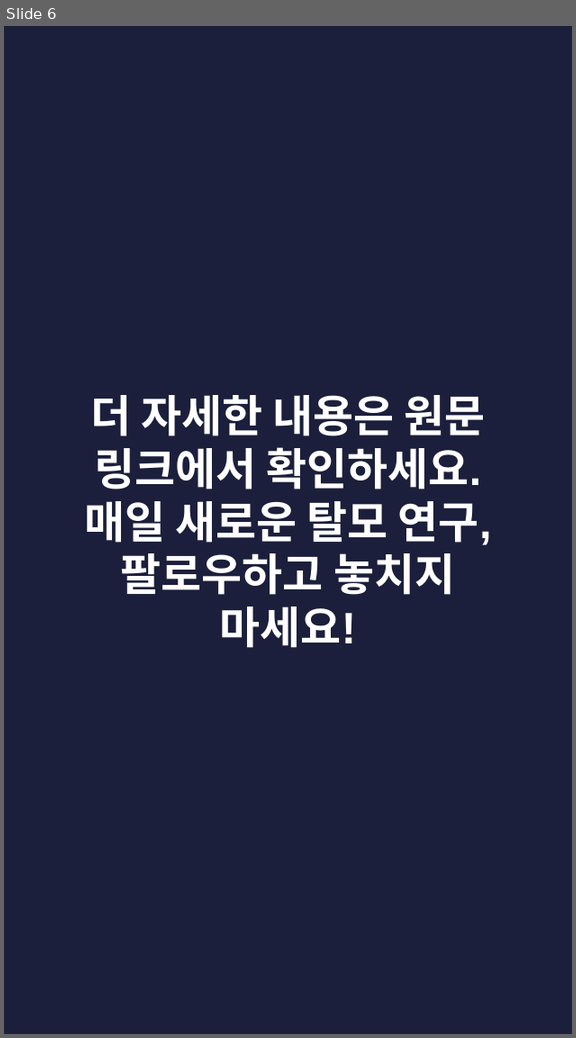
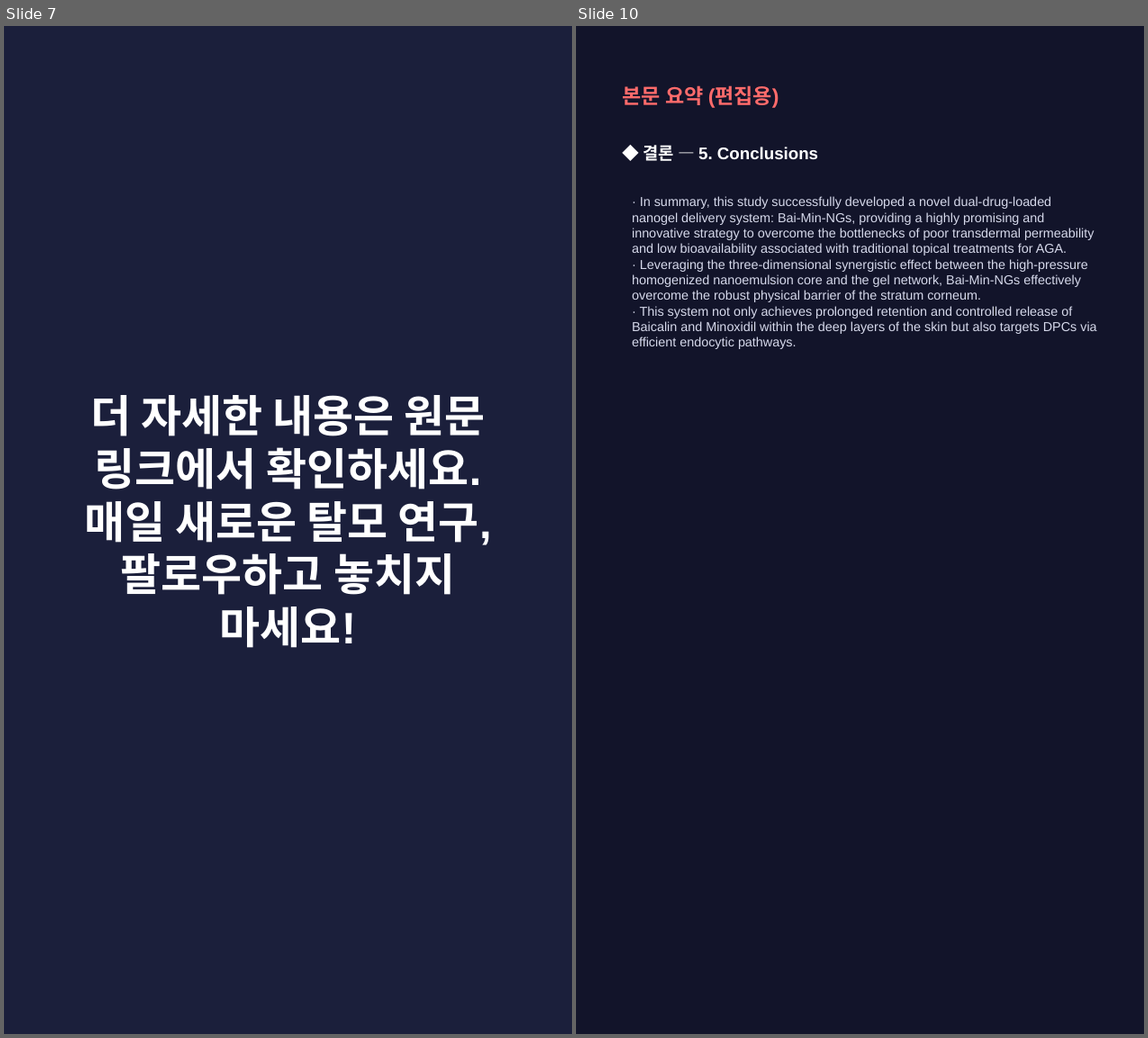
Before and after one commit to hyokang2010-BJ-ANTH/product-builder-test, a slide deck: pwa/data/latest/slides.pptx. Shown side by side, each under a label of ours: slide 6 before the commit, slides 7 and 10 after it; the slides between them are not shown. The pictures are 576x1038 and 1148x1038 pixels, drawn with LibreOffice and Linux fonts; fonts in the diff are those of the drawing. Boxes give left, top, right and bottom in pixels: in the first picture for what was removed or moved away, otherwise in the second. Text is boxed around its words. In the diff, an @@ line names an element or a change of style, - is before the commit and + after.

```diff
--- a/pwa/data/latest/slides.pptx
+++ b/pwa/data/latest/slides.pptx
@@ slide 10 added at (x1=576, y1=26, x2=1144, y2=1034), background #12142A @@
@@ text added at (x1=623, y1=85, x2=779, y2=108), 16 pt, text #FF6B6B, bold @@
+본문 요약 (편집용)
@@ text added at (x1=644, y1=145, x2=818, y2=161), 13 pt, text #FFFFFF, bold @@
+◆ 결론 — 5. Conclusions
@@ text added at (x1=632, y1=196, x2=1096, y2=349), 10 pt, text #D5D8EA @@
+· In summary, this study successfully developed a novel dual-drug-loaded nanogel delivery system: Bai-Min-NGs, providing a highly promising and innovative strategy to overcome the bottlenecks of poor transdermal permeability and low bioavailability associated with traditional topical treatments for AGA.
+· Leveraging the three-dimensional synergistic effect between the high-pressure homogenized nanoemulsion core and the gel network, Bai-Min-NGs effectively overcome the robust physical barrier of the stratum corneum.
+· This system not only achieves prolonged retention and controlled release of Baicalin and Minoxidil within the deep layers of the skin but also targets DPCs via efficient endocytic pathways.
@@ what was slide 6 is now slide 7 @@
```
Also in this commit, not shown: 2 slides changed, 6 other slides added, 5 slides removed, 28 other files.
